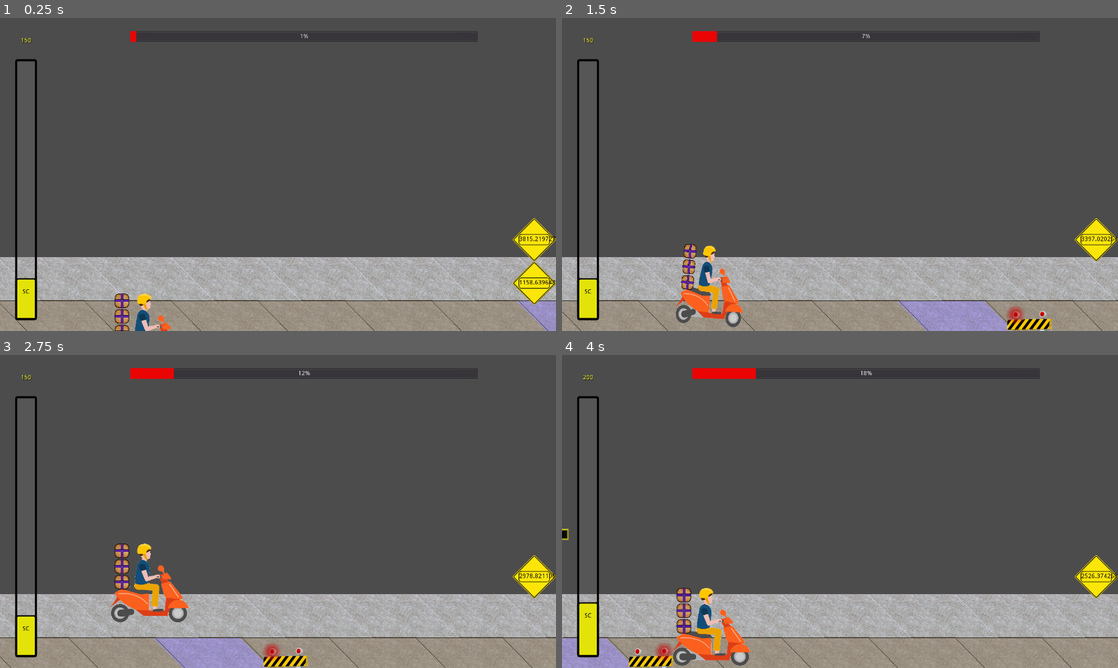
Above: before the commit, frames 1-4 (two rows, left to right).
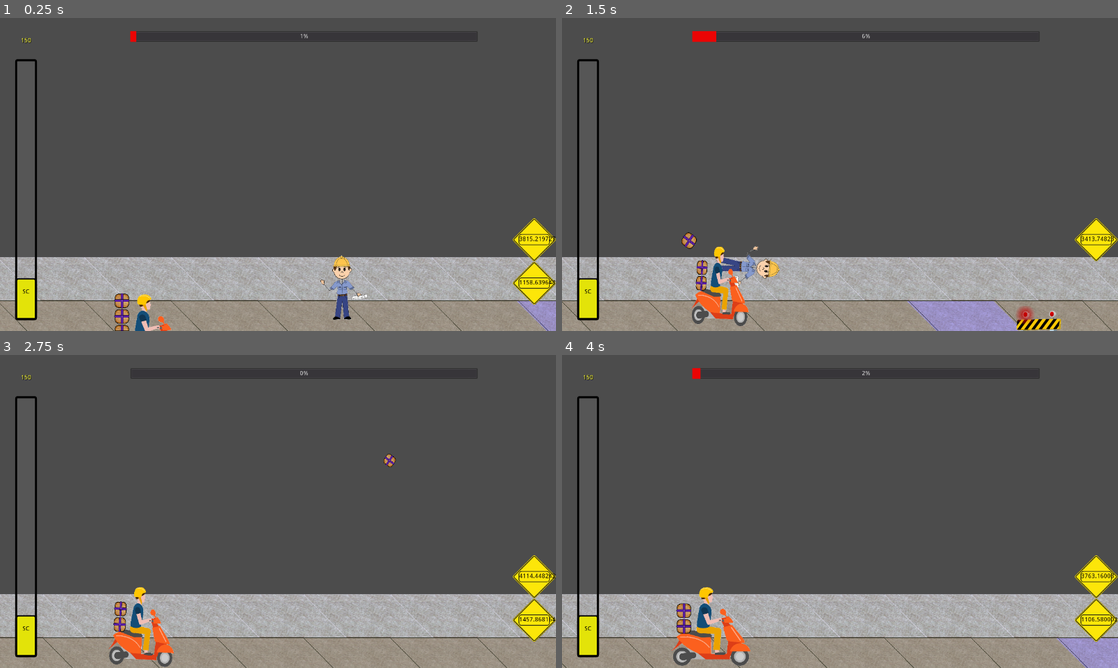
Above: after the commit, the same moments.

Repository: Anatolij-Grigorjev/MopedRebelGO
Game: Godot game, scene res://stages/test/test_stage.tscn
Same seed, same stepped clock (60 frames per second), same inputs: the game is played once before the commit and once after it.
Inputs:
- Up to frame 1 (0.25 s): no input
- Up to frame 2 (1.5 s): hold W (swerve_up) 0.53-1.28 s; tap P (say_diss) at 0.6, 1.35 s; hold S (swerve_down) from 1.28 s (still down)
- Up to frame 3 (2.75 s): release S (swerve_down) at 2.03 s; hold W (swerve_up) from 2.03 s (still down); tap P (say_diss) at 2.1 s
- Up to frame 4 (4 s): tap P (say_diss) at 2.85, 3.6 s; release W (swerve_up) at 3.53 s; hold S (swerve_down) from 3.53 s (still down)

The runs differ from the first frame. In frame 1, 0.6% of the frame differs, in the area x 24-67%, y 75-100%; in frame 2, 5.2%; in frame 3, 7.5%, in the area x 0-100%, y 4-100%; in frame 4, 5.4%.
Error in both runs: Invalid get index '-1' (on base: 'Array'). (res://utils/logger.gd:103)

Commit message:
add citizens reacting to diss words, progress bar bugfix

Diff:
--- a/game/gui/HUD.tscn
+++ b/game/gui/HUD.tscn
@@ -28,6 +28,7 @@
 uppercase = true
 
 [node name="DarkOverlay" type="TextureRect" parent="."]
+visible = false
 modulate = Color( 0.00392157, 0, 0, 0.392157 )
 show_behind_parent = true
 margin_left = -2500.0
--- a/game/gui/hud_control.gd
+++ b/game/gui/hud_control.gd
@@ -64,12 +64,19 @@
 		return
 	var new_total := State.current_street_scred + amount
 	var next_sc_level_info : Dictionary = C.MR_STREET_CRED_LEVELS[State.next_street_cred_level_idx]
-	State.current_street_scred = new_total
+	#skip leves if required by total
+	while(
+		next_sc_level_info.has('level_sc')
+		and next_sc_level_info.level_sc < new_total
+	):
+		State.next_street_cred_level_idx += 1
+		next_sc_level_info = C.MR_STREET_CRED_LEVELS[State.next_street_cred_level_idx]
+
 	if (next_sc_level_info.req_sc < new_total):
 		#level up!
 		State.next_street_cred_level_idx += 1
+		_add_level_up_label(next_sc_level_info.name)
 		if (next_sc_level_info.has("level_sc")):
-			_add_level_up_label(next_sc_level_info.name)
 			sc_progress.grow_progress_next_level(
 				new_total,
 				next_sc_level_info.req_sc,
@@ -85,6 +92,7 @@
 			)
 	else:
 		sc_progress.grow_progress_local(new_total)
+	State.current_street_scred = new_total
 	_update_sc_label()
 
 
--- a/game/obstacles/citizens/citizen.gd
+++ b/game/obstacles/citizens/citizen.gd
@@ -15,7 +15,6 @@
 var _disses_heard : int = 0
 
 func _ready() -> void:
-	self._ready()
 	_update_diss_progress()
 
 
@@ -28,7 +27,7 @@
 
 func _on_Hearing_area_entered(area: Area2D):
 	if (_disses_heard >= disses_required or
-		not area.is_in_group(C.GROUP_DISS_WORK)):
+		not area.is_in_group(C.GROUP_DISS_WORD)):
 		return
 
 	_disses_heard += 1
@@ -40,6 +39,4 @@
 
 func _update_diss_progress() -> void:
 	dissed_progress.value = _disses_heard
-	if (dissed_progress.value <= 0
-		or dissed_progress.value >= disses_required):
-		dissed_progress.visible = false
+	dissed_progress.visible = _disses_heard > 0 and _disses_heard < disses_required
--- a/game/obstacles/citizens/white_worker.tscn
+++ b/game/obstacles/citizens/white_worker.tscn
@@ -33,6 +33,18 @@
 "transitions": PoolRealArray( 1, 1, 1, 1, 1 ),
 "update": 0,
 "values": [ 0.0, 8.0, 0.0, -8.0, 0.0 ]
+}
+tracks/2/type = "value"
+tracks/2/path = NodePath("Sprite:position")
+tracks/2/interp = 1
+tracks/2/loop_wrap = true
+tracks/2/imported = false
+tracks/2/enabled = true
+tracks/2/keys = {
+"times": PoolRealArray( 0, 0.5, 1, 1.5, 2 ),
+"transitions": PoolRealArray( 1, 1, 1, 1, 1 ),
+"update": 0,
+"values": [ Vector2( 0, -120 ), Vector2( 0, -150 ), Vector2( 0, -120 ), Vector2( 0, -150 ), Vector2( 0, -120 ) ]
 }
 
 [sub_resource type="Animation" id=2]
@@ -109,7 +121,7 @@
 script = ExtResource( 1 )
 
 [node name="Sprite" type="Sprite" parent="."]
-position = Vector2( 3, -120 )
+position = Vector2( 0, -120 )
 texture = ExtResource( 2 )
 
 [node name="CollisionShape2D" type="CollisionShape2D" parent="."]
@@ -120,7 +132,6 @@
 anims/hit_by_moped = SubResource( 2 )
 
 [node name="Hearing" type="Area2D" parent="."]
-editor/display_folded = true
 collision_layer = 4
 collision_mask = 4
 
--- a/game/rebel/diss_word.tscn
+++ b/game/rebel/diss_word.tscn
@@ -1,39 +1,18 @@
-[gd_scene load_steps=4 format=2]
+[gd_scene load_steps=3 format=2]
 
 [sub_resource type="RectangleShape2D" id=1]
 extents = Vector2( 200, 140 )
 
-[sub_resource type="StyleBoxFlat" id=2]
-bg_color = Color( 0.0392157, 0.0352941, 0.0352941, 1 )
-border_width_left = 5
-border_width_top = 5
-border_width_right = 5
-border_width_bottom = 5
-border_color = Color( 1, 1, 0.196078, 1 )
-border_blend = true
-
 [sub_resource type="Animation" id=3]
 resource_name = "diss_thrown"
 length = 2.5
-tracks/0/type = "value"
-tracks/0/path = NodePath("TextureRect:rect_position")
+tracks/0/type = "method"
+tracks/0/path = NodePath(".")
 tracks/0/interp = 1
 tracks/0/loop_wrap = true
 tracks/0/imported = false
 tracks/0/enabled = true
 tracks/0/keys = {
-"times": PoolRealArray( 0, 0.5, 2.5 ),
-"transitions": PoolRealArray( 1, 1, 1 ),
-"update": 0,
-"values": [ Vector2( -20, -20 ), Vector2( -20, -65 ), Vector2( -20, -70 ) ]
-}
-tracks/1/type = "method"
-tracks/1/path = NodePath(".")
-tracks/1/interp = 1
-tracks/1/loop_wrap = true
-tracks/1/imported = false
-tracks/1/enabled = true
-tracks/1/keys = {
 "times": PoolRealArray( 2.5 ),
 "transitions": PoolRealArray( 1 ),
 "values": [ {
@@ -42,11 +21,11 @@
 } ]
 }
 
-[node name="DissWord" type="Node2D" groups=[
-"diss_words",
+[node name="DissWord" type="Node2D"]
+
+[node name="Area2D" type="Area2D" parent="." groups=[
+"diss_word",
 ]]
-
-[node name="Area2D" type="Area2D" parent="."]
 position = Vector2( 0, 130 )
 collision_layer = 4
 collision_mask = 4
@@ -54,23 +33,27 @@
 [node name="CollisionShape2D" type="CollisionShape2D" parent="Area2D"]
 shape = SubResource( 1 )
 
-[node name="TextureRect" type="TextureRect" parent="."]
-margin_left = -20.0
-margin_top = -20.0
-margin_right = 20.0
-margin_bottom = 20.0
+[node name="AnimationPlayer" type="AnimationPlayer" parent="."]
+autoplay = "diss_thrown"
+anims/diss_thrown = SubResource( 3 )
 
-[node name="Label" type="Label" parent="TextureRect"]
-margin_left = -50.0
-margin_right = 100.0
-margin_bottom = 25.0
-custom_styles/normal = SubResource( 2 )
-custom_colors/font_color = Color( 1, 1, 0.196078, 1 )
+[node name="NinePatchRect" type="NinePatchRect" parent="."]
+margin_right = 40.0
+margin_bottom = 40.0
+
+[node name="MarginContainer" type="MarginContainer" parent="NinePatchRect"]
+margin_right = 40.0
+margin_bottom = 40.0
+
+[node name="CenterContainer" type="CenterContainer" parent="NinePatchRect/MarginContainer"]
+margin_right = 96.0
+margin_bottom = 40.0
+
+[node name="Text" type="Label" parent="NinePatchRect/MarginContainer/CenterContainer"]
+margin_top = 13.0
+margin_right = 96.0
+margin_bottom = 27.0
 text = "Poopy heads!"
 align = 1
 valign = 1
 uppercase = true
-
-[node name="AnimationPlayer" type="AnimationPlayer" parent="."]
-autoplay = "diss_thrown"
-anims/diss_thrown = SubResource( 3 )
--- a/game/rebel/input_processor.gd
+++ b/game/rebel/input_processor.gd
@@ -8,7 +8,7 @@
 
 
 onready var LOG: Logger = Logger.new(self)
-var max_diss_colldown : float = 1.5
+var max_diss_colldown : float = 0.3
 
 
 var _say_diss_cooldown : float = 0
--- a/game/rebel/moped_rebel.tscn
+++ b/game/rebel/moped_rebel.tscn
@@ -167,9 +167,9 @@
 [node name="InputProcessor" parent="." instance=ExtResource( 2 )]
 
 [node name="AnimatedSprite" type="AnimatedSprite" parent="."]
+editor/display_folded = true
 position = Vector2( 0, -210 )
 frames = SubResource( 1 )
-frame = 1
 playing = true
 
 [node name="PackagesBundle" parent="AnimatedSprite" instance=ExtResource( 6 )]
@@ -204,6 +204,7 @@
 [node name="ObstacleDetect" type="Area2D" parent="." groups=[
 "moped_rebel",
 ]]
+editor/display_folded = true
 collision_layer = 2
 collision_mask = 2
 script = ExtResource( 7 )
--- a/game/stages/test/test_stage.tscn
+++ b/game/stages/test/test_stage.tscn
@@ -6,8 +6,9 @@
 [ext_resource path="res://stages/non_regulation_track2.tscn" type="PackedScene" id=4]
 [ext_resource path="res://stages/non_regulation_track3.tscn" type="PackedScene" id=5]
 [ext_resource path="res://obstacles/roadblocks/tall/tall_roadblock.tscn" type="PackedScene" id=6]
-[ext_resource path="res://rebel/moped_rebel.tscn" type="PackedScene" id=7]
-[ext_resource path="res://gui/HUD.tscn" type="PackedScene" id=8]
+[ext_resource path="res://obstacles/citizens/white_worker.tscn" type="PackedScene" id=7]
+[ext_resource path="res://rebel/moped_rebel.tscn" type="PackedScene" id=8]
+[ext_resource path="res://gui/HUD.tscn" type="PackedScene" id=9]
 
 [node name="TestStage" type="Node2D"]
 script = ExtResource( 1 )
@@ -40,6 +41,7 @@
 position = Vector2( 3949.36, 50.6773 )
 
 [node name="Obstacles" type="Node2D" parent="."]
+editor/display_folded = true
 
 [node name="TallRoadblock" parent="Obstacles" instance=ExtResource( 6 )]
 position = Vector2( 1300, 62 )
@@ -53,10 +55,28 @@
 position = Vector2( 5349.11, 251.889 )
 scale = Vector2( 0.5, 0.5 )
 
-[node name="MopedRebel" parent="." instance=ExtResource( 7 )]
+[node name="Citizens" type="Node2D" parent="."]
+
+[node name="WhiteWorker" parent="Citizens" instance=ExtResource( 7 )]
+position = Vector2( 596.142, -69.6646 )
+scale = Vector2( 0.5, 0.5 )
+
+[node name="WhiteWorker2" parent="Citizens" instance=ExtResource( 7 )]
+position = Vector2( 1515.82, 63.7946 )
+scale = Vector2( 0.5, 0.5 )
+
+[node name="WhiteWorker3" parent="Citizens" instance=ExtResource( 7 )]
+position = Vector2( 2569.26, -47.4462 )
+scale = Vector2( 0.5, 0.5 )
+
+[node name="WhiteWorker4" parent="Citizens" instance=ExtResource( 7 )]
+position = Vector2( 3338.92, 62.8936 )
+scale = Vector2( 0.5, 0.5 )
+
+[node name="MopedRebel" parent="." instance=ExtResource( 8 )]
 position = Vector2( 63.2963, 48.1383 )
 
 [node name="CanvasLayer" type="CanvasLayer" parent="."]
 layer = 5
 
-[node name="HUD" parent="CanvasLayer" instance=ExtResource( 8 )]
+[node name="HUD" parent="CanvasLayer" instance=ExtResource( 9 )]
--- a/game/utils/static_constants.gd
+++ b/game/utils/static_constants.gd
@@ -33,7 +33,7 @@
 """
 Group for diss words thrown by moped rebel
 """
-const GROUP_DISS_WORK : String = "diss_words"
+const GROUP_DISS_WORD : String = "diss_word"
 """
 Types of obstacles present on the road
 (the kinds HUD makes warnings about)
Not shown: 1 places in game/stages/test/test_stage.tscn that only renumber resources
